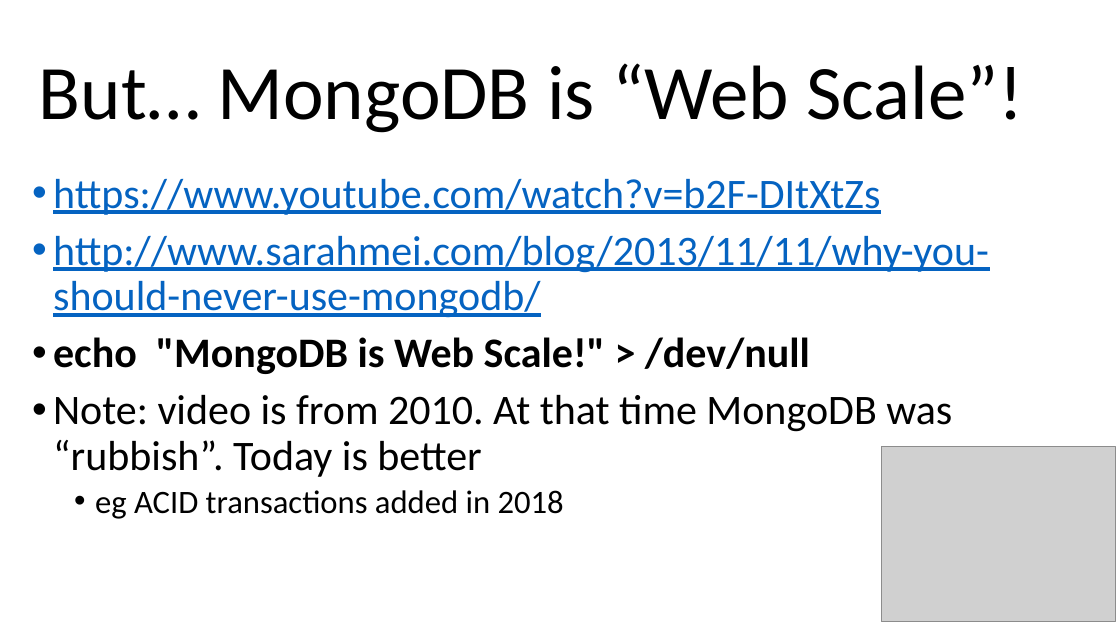
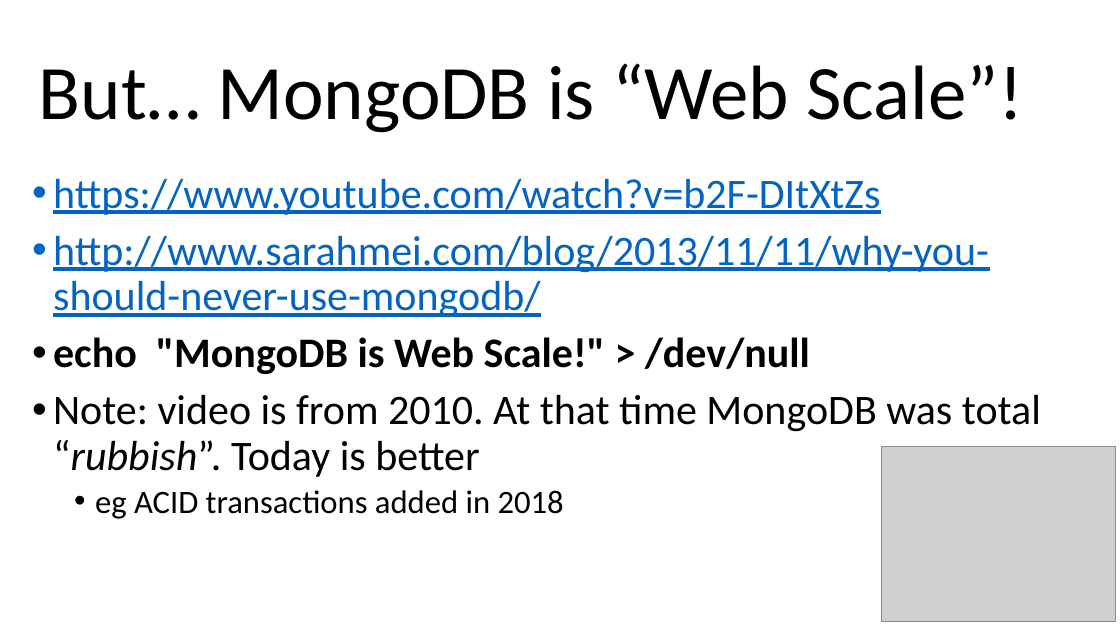
Before and after one commit to arcuri82/web_development_and_api_design, a slide deck: slide 26 of docs/slides/lesson_10.pptx (slide 18 before the commit). Drawn at 1120x630 pixels with LibreOffice and Linux fonts; fonts in the diff are those of the drawing; grey boxes stand for pictures. Boxes give left, top, right and bottom in pixels: in the first picture for what was removed or moved away, otherwise in the second. Text is boxed around its words. In the diff, an @@ line names an element or a change of style, - is before the commit and + after.

```diff
--- a/docs/slides/lesson_10.pptx
+++ b/docs/slides/lesson_10.pptx
@@ text at box(53, 395, 1041, 477): text changed @@
-• Note: video is from 2010. At that time MongoDB was “rubbish”. Today is better
+• Note: video is from 2010. At that time MongoDB was total “rubbish”. Today is better
```
Also in this commit, not shown: 2 other slides changed, 8 slides added, 1 other file.
